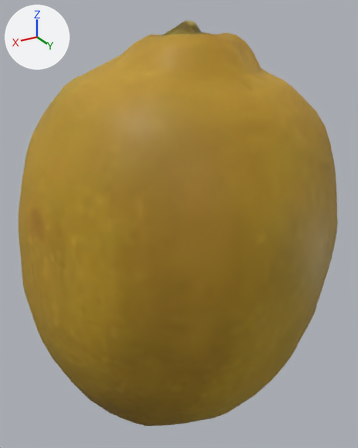
The glTF model docs/city/models/objects/imp-lemons.glb as it was, and as the next commit left it.
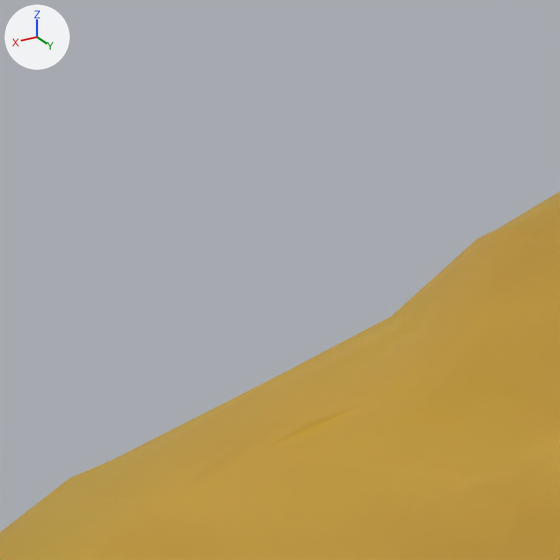
The first picture shows the older version from a 50 mm lens placed at (0.0389, 0.0651, 0.0712), pointed at (-0.0008, -0.0011, 0.0381). The close-ups show the older and then the newer version on the part from 18% to 41% of the width and 2% to 20% of the height of that picture. Only the edits that show in the close-ups are written down. Lighting does not change. The marker at upper left points along +X, +Y and +Z. Where no turn or scale is listed for an object, it has been applied to the vertices.

The scene before the commit, as lines of its bpy script (objects in view):
```python
me_lemon_01 = bpy.data.meshes.new('lemon_01')
me_lemon_01.from_pydata(...)  # 1002 vertices, 2000 faces; spans x -0.0252..0.0252, y -0.0251..0.0251, z -0.035..0.035
me_lemon_01.materials.append(mat_lemon)  # picture img_lemon_diff
me_lemon_01_001 = bpy.data.meshes.new('lemon_01.001')
me_lemon_01_001.from_pydata(...)  # 352 vertices, 700 faces; spans x -0.0252..0.0252, y -0.025..0.025, z -0.035..0.035
me_lemon_01_001.materials.append(mat_lemon)  # picture img_lemon_diff
ob_lemon = bpy.data.objects.new('lemon', me_lemon_01)
ob_lemon.location = (0.0, 0.0, 0.035)
ob_lemon_001 = bpy.data.objects.new('lemon.001', me_lemon_01_001)
ob_lemon_001.location = (0.0, 0.0, 0.035)
```
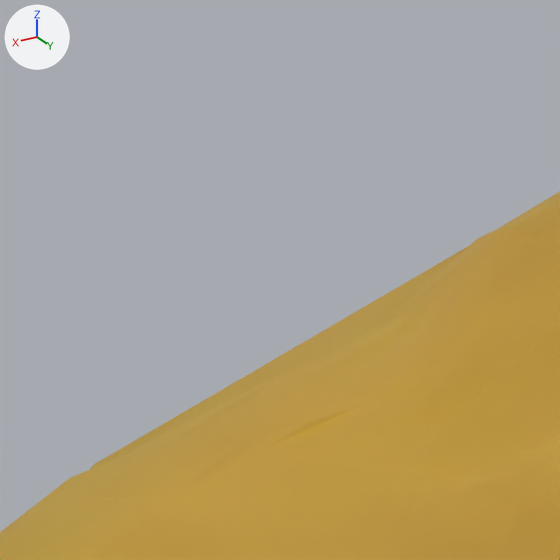
Location of each change, [x1, y1, x2, y2] in pixels of the close-ups (560 x 560 px):
'lemon.002', added (orange)
    after: [91, 246, 560, 477]

Diff of the bpy script that builds the scene:
```diff
--- a/docs/city/models/objects/imp-lemons.glb.py
+++ b/docs/city/models/objects/imp-lemons.glb.py
@@ me_lemon_01_002 @@
+me_lemon_01_002.from_pydata(...)  # 112 vertices, 220 faces; spans x -0.0248..0.0248, y -0.0248..0.0248, z -0.035..0.035
+me_lemon_01_002.materials.append(mat_lemon)  # picture img_lemon_diff
@@ ob_lemon_002 @@
+ob_lemon_002 = bpy.data.objects.new('lemon.002', me_lemon_01_002)
+ob_lemon_002.location = (0.0, 0.0, 0.035)
```
